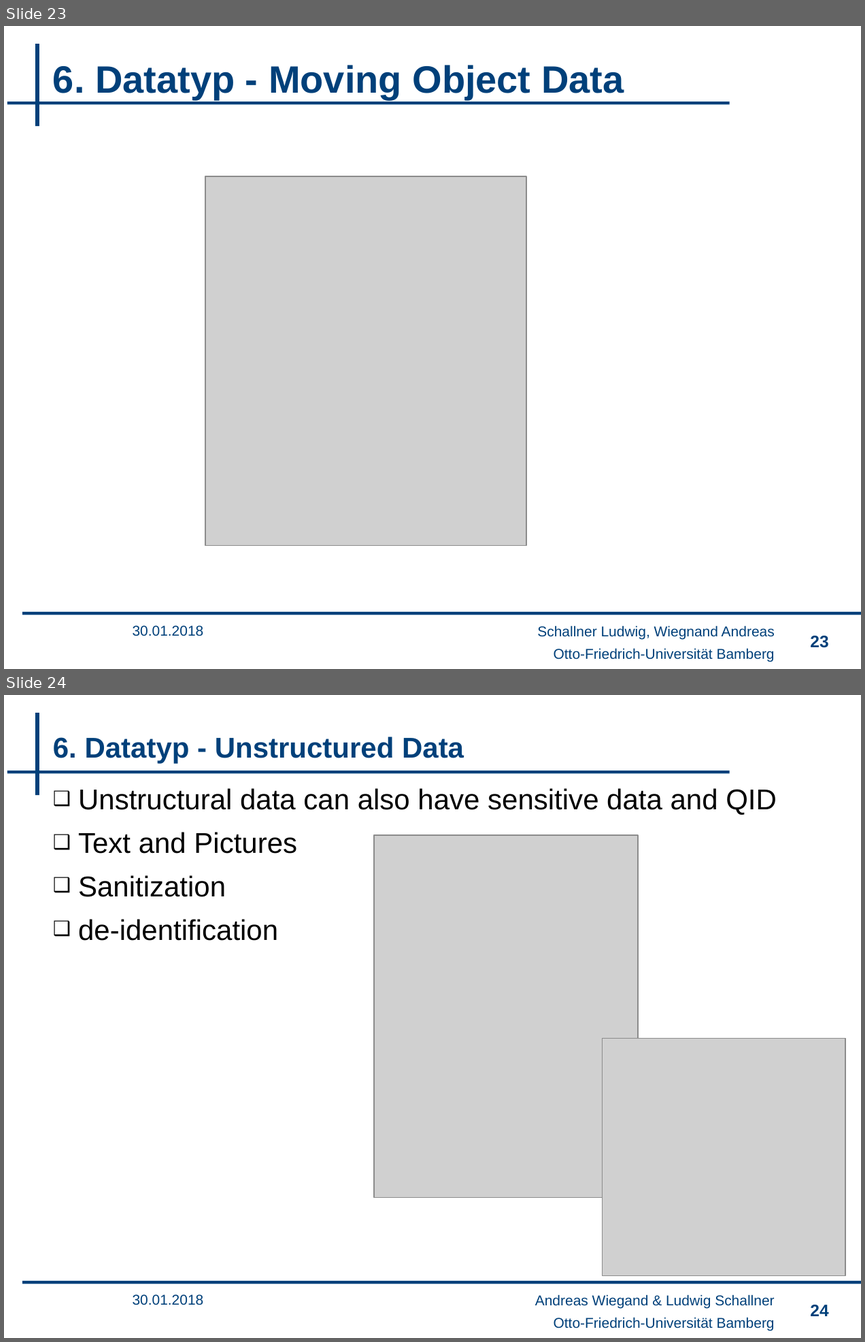
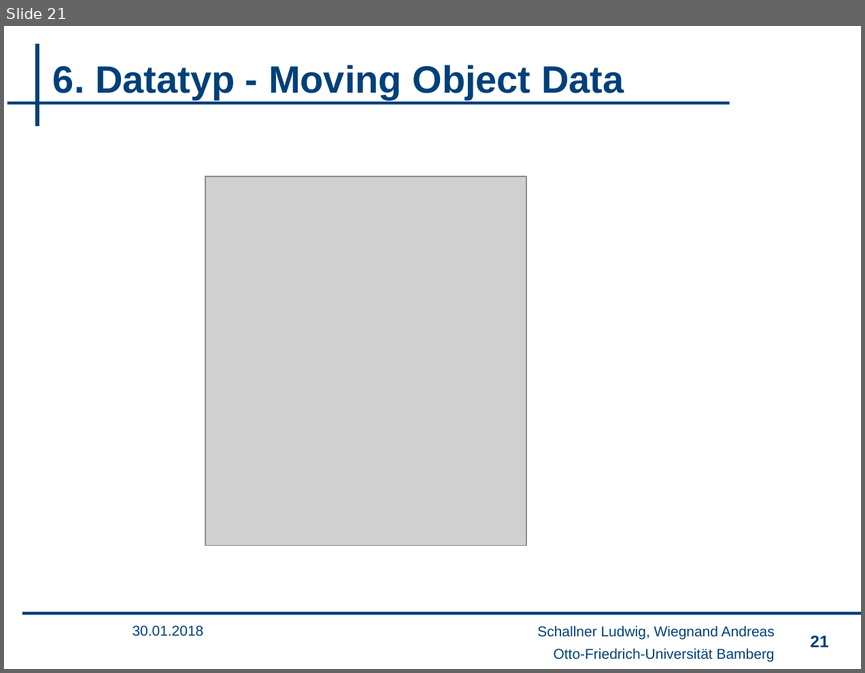
Before and after one commit to wsgan001/PSI-MSem, a slide deck: presentation/sicherheits_final_anV2.pptx. Shown one above the other, each under a label of ours: slides 23 and 24 before the commit, slide 21 after it. The pictures are 865x1342 and 865x673 pixels, drawn with LibreOffice and Linux fonts; fonts in the diff are those of the drawing; grey boxes stand for pictures; background and template pictures are left out. Boxes give left, top, right and bottom in pixels: in the first picture for what was removed or moved away, otherwise in the second. Text is boxed around its words. In the diff, an @@ line names an element or a change of style, - is before the commit and + after.

```diff
--- a/presentation/sicherheits_final_anV2.pptx
+++ b/presentation/sicherheits_final_anV2.pptx
@@ slide 24 removed at (4, 695, 861, 1338), background #FFFFFF; not listed: 4 template elements that a slide beside it also shows @@
@@ title removed at (53, 736, 464, 764) @@
-6. Datatyp - Unstructured Data
@@ text removed at (78, 788, 776, 940) @@
-❑ Unstructural data can also have sensitive data and QID
-❑ Text and Pictures
-❑ Sanitization
-❑ de-identiﬁcation
@@ picture removed at (374, 836, 638, 1198) @@
@@ picture removed at (602, 1038, 844, 1276) @@
@@ text removed at (133, 1294, 204, 1305) @@
-30.01.2018
@@ text removed at (535, 1294, 774, 1308) @@
-Andreas Wiegand & Ludwig Schallner
@@ page number removed at (810, 1304, 828, 1316) @@
-24
@@ what was slide 23 is now slide 21 @@
@@ page number at (810, 635, 828, 647): text changed @@
-23
+21
```
Also in this commit, not shown: 5 slides changed, 3 other slides removed, 5 other files.
